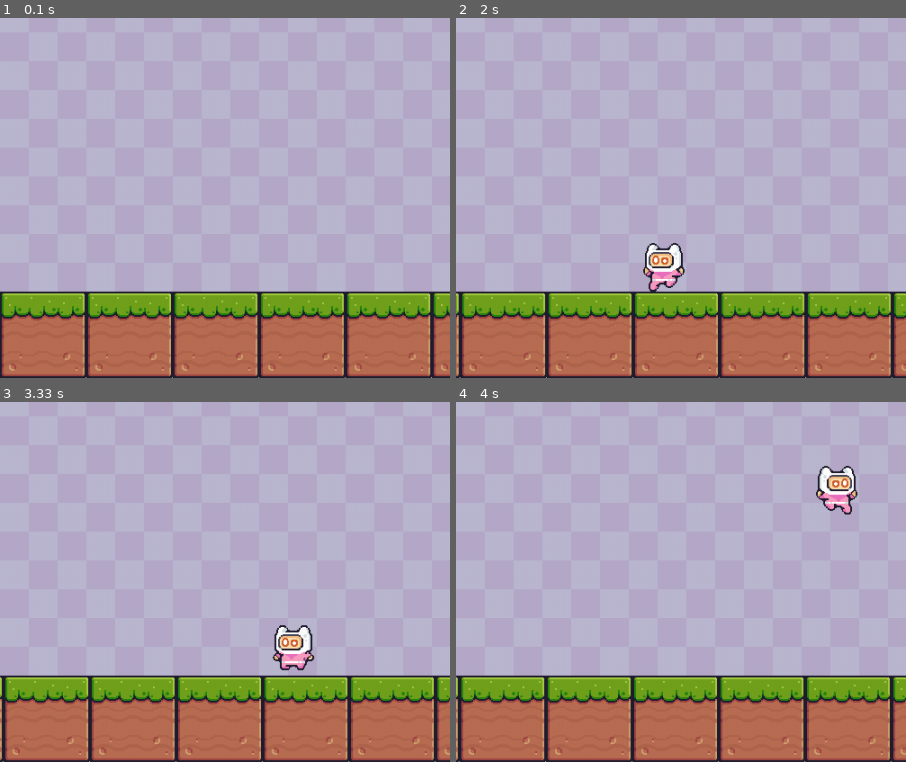
Above: before the commit, frames 1-4 (two rows, left to right).
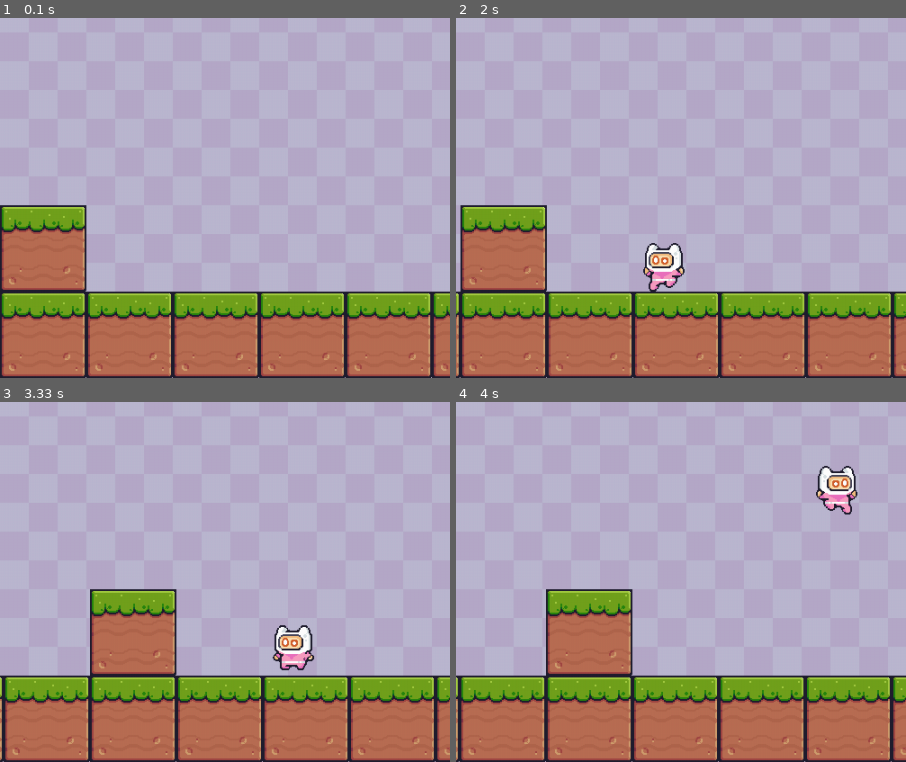
Above: after the commit, the same moments.

Repository: AmirmasoudCS/Pygame-Course
Game: pygame game, started from project_08/main.py
Same seed, same stepped clock (60 frames per second), same inputs: the game is played once before the commit and once after it.
Inputs:
- Up to frame 1 (0.1 s): no input
- Up to frame 2 (2 s): hold D 0.33-0.8 s; hold D 0.83-1.3 s; tap Space at 0.9, 1.2, 1.4, 1.7, 1.97 s; hold A 1.33-1.87 s; hold A from 1.9 s (still down)
- Up to frame 3 (3.33 s): tap Space at 2.27, 2.4, 2.7, 3.07 s; release A at 2.3 s; hold D 2.33-2.97 s; hold A from 3 s (still down)
- Up to frame 4 (4 s): tap Space at 3.37, 3.57, 3.87 s; release A at 3.47 s; hold D 3.5-3.97 s
The pictures show only the part of the screen within x 0-50%, y 50-100%; the shares and areas given below are measured in that part.

The runs differ from the first frame. In frame 1, 4.7% of the frame differs, in the area x 0-20%, y 51-77%; in frame 2, 4.7%; in frame 3, 4.7%; in frame 4, 4.7%.

Commit message:
Adding a block for horizontal movement collision handling

Diff:
--- a/project_08/main.py
+++ b/project_08/main.py
@@ -212,6 +212,7 @@
     background, bg_image = get_background("Purple.png")
     player = Player(100, 100, 50, 50)
     floor = [Block(i * block_size, HEIGHT-block_size, block_size) for i in range(-WIDTH // block_size, WIDTH*2 // block_size)]
+    objects = [*floor, Block(0, HEIGHT - block_size*2,block_size)]
     offset_x = 0
     scroll_area_width = 200
 
@@ -226,9 +227,9 @@
 
 
         player.loop(FPS)
-        handle_movement(player, floor)
-
-        draw(window, background, bg_image, player, floor, offset_x)
+        handle_movement(player, objects)
+
+        draw(window, background, bg_image, player, objects, offset_x)
 
         if ((player.rect.right - offset_x >= WIDTH - scroll_area_width)and (player.x_vel > 0)) or ((player.rect.left - offset_x <= scroll_area_width) and (player.x_vel < 0)):
             offset_x += player.x_vel
